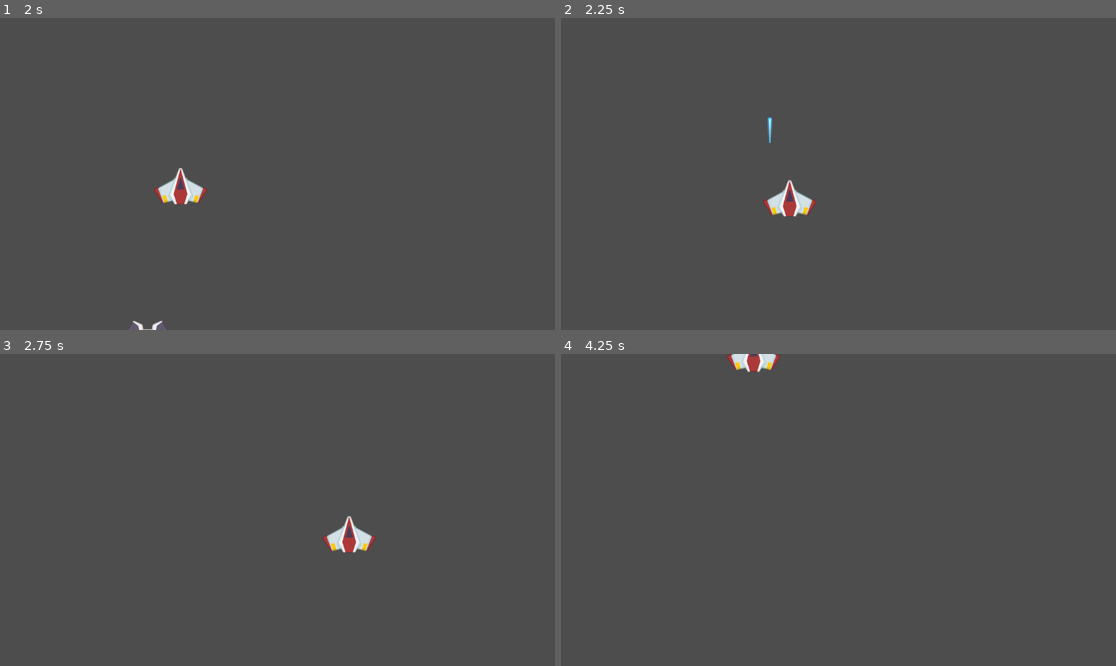
Above: before the commit, frames 1-4 (two rows, left to right).
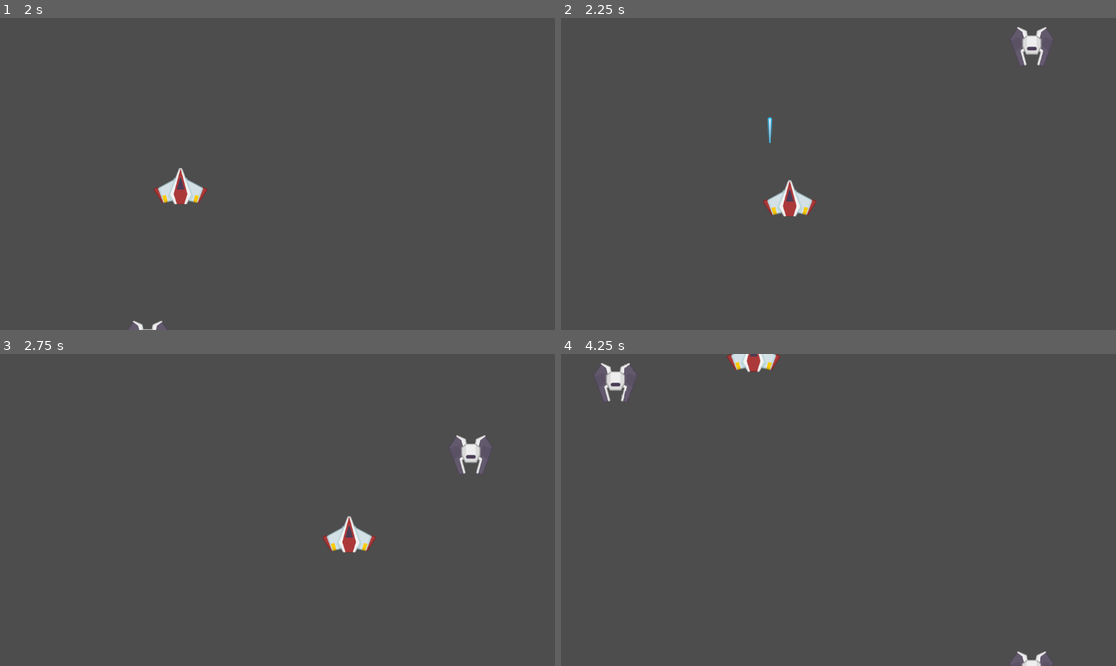
Above: after the commit, the same moments.

Repository: spencersmith24/CS315-Godot-Exercises
Game: Godot game, scene res://Scenes/Main.tscn
The game is run twice, just before and just after one commit, with the same random seed, the same clock (stepped at 60 frames per second) and the same inputs.
Inputs:
- Up to frame 1 (2 s): hold Right (right) 0.53-1.28 s; tap Space (shoot) at 0.6, 1.35 s; hold Down (down) from 1.28 s (still down)
- Up to frame 2 (2.25 s): release Down (down) at 2.03 s; hold Right (right) from 2.03 s (still down); tap Space (shoot) at 2.1 s
- Up to frame 3 (2.75 s): keep holding Right (right)
- Up to frame 4 (4.25 s): release Right (right) at 2.78 s; hold Up (up) 2.78-3.53 s; tap Space (shoot) at 2.85, 3.6 s; hold Left (left) from 3.53 s (still down)

Frame 1 is identical in both runs. In frame 2, 0.5% of the frame differs, in the area x 80-89%, y 2-16%; in frame 3, 0.5%; in frame 4, 0.7%, in the area x 6-89%, y 2-100%.

Commit message:
add enemy spawning script

Diff:
--- a/ShootEmUp/shootemup/Scenes/Main.tscn
+++ b/ShootEmUp/shootemup/Scenes/Main.tscn
@@ -1,7 +1,8 @@
-[gd_scene load_steps=3 format=3 uid="uid://i5qus61lf7li"]
+[gd_scene load_steps=4 format=3 uid="uid://i5qus61lf7li"]
 
 [ext_resource type="PackedScene" uid="uid://cvydym74lxn05" path="res://Scenes/player.tscn" id="1_8fmun"]
 [ext_resource type="PackedScene" uid="uid://d2why5qes6yj4" path="res://Scenes/enemy.tscn" id="2_pnq5w"]
+[ext_resource type="Script" path="res://Scripts/enemy_spawner.gd" id="3_ivotb"]
 
 [node name="Node2D" type="Node2D"]
 
@@ -9,3 +10,13 @@
 
 [node name="Enemy" parent="." instance=ExtResource("2_pnq5w")]
 position = Vector2(306, 81)
+
+[node name="EnemySpawner" type="Node2D" parent="."]
+script = ExtResource("3_ivotb")
+enemy_resource = ExtResource("2_pnq5w")
+
+[node name="Timer" type="Timer" parent="EnemySpawner"]
+wait_time = 2.0
+autostart = true
+
+[connection signal="timeout" from="EnemySpawner/Timer" to="EnemySpawner" method="_on_timer_timeout"]
--- /dev/null
+++ b/ShootEmUp/shootemup/Scripts/enemy_spawner.gd
@@ -0,0 +1,19 @@
+extends Node2D
+
+@export var enemy_resource: Resource
+
+var rng = RandomNumberGenerator.new()
+
+# Called when the node enters the scene tree for the first time.
+func _ready():
+	pass # Replace with function body.
+
+# Called every frame. 'delta' is the elapsed time since the previous frame.
+func _process(delta):
+	pass
+
+func _on_timer_timeout():
+	rng.randomize()
+	var enemy = enemy_resource.instantiate()
+	enemy.position = Vector2(rng.randi_range(100,1000), 0)
+	add_child(enemy)
--- a/ShootEmUp/shootemup/Scripts/player.gd
+++ b/ShootEmUp/shootemup/Scripts/player.gd
@@ -5,12 +5,7 @@
 const SPEED = 500.0
 
 func _process(delta):
-
-	if Input.is_action_just_pressed("shoot"):
-		var bullet = bullet_resource.instantiate()
-		bullet.position.y -= 80
-		add_child(bullet)
-
+	shoot_bullet()
 
 func _physics_process(delta):
 	var ship_direction: Vector2
@@ -26,3 +21,11 @@
 
 	velocity = ship_direction.normalized() * SPEED
 	move_and_slide()
+
+
+func shoot_bullet():
+
+	if Input.is_action_just_pressed("shoot"):
+		var bullet = bullet_resource.instantiate()
+		bullet.position.y -= 80
+		add_child(bullet)
